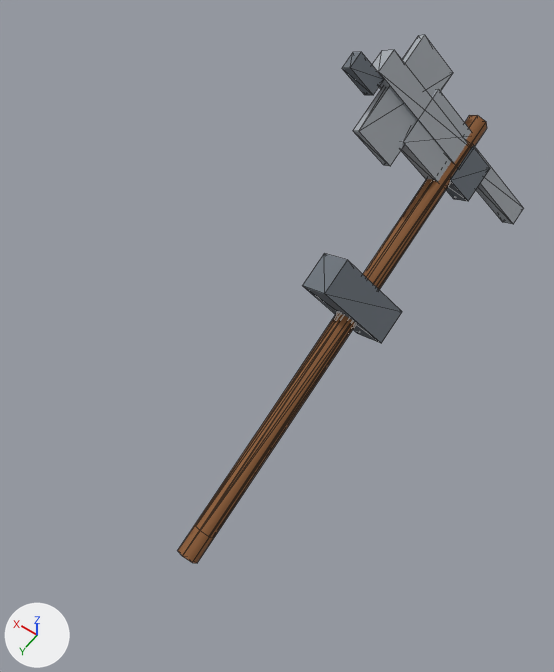
Two versions of the glTF model public/models/characters/Serf.lod1.glb, one commit apart.
Rendered twice from a 50 mm camera at (-12.73, -6.72, -14.3) aimed at (-12.32, -7.3, -15.2). Every picture has the same lights, and +X, +Y and +Z are marked at lower left. The first picture is the older version. Mesh edges are drawn as thin lines. Where no turn or scale is listed for an object, it has been applied to the vertices. Vertices at exactly the same position are counted once.

Names of what the first picture shows: 'Axe', 'Hammer', 'Pickaxe'.
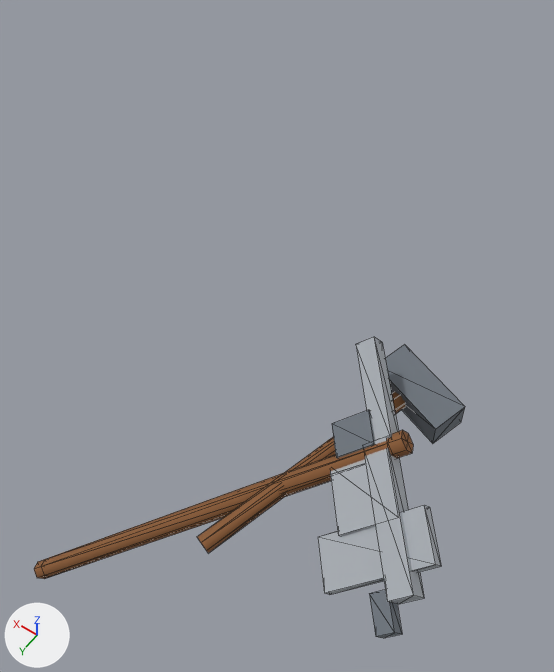
Where the change shows, as pixel boxes [x1, y1, x2, y2] in the pictures (554 x 672 px; the box of a moved part takes in the faces that stretch with it):
'Pickaxe_netz', added: after [41, 337, 424, 638]
'Pickaxe', no longer drawn: before [178, 50, 523, 563]
'Axe', no longer drawn: before [183, 35, 490, 563]
'Axe_netz', added: after [34, 410, 441, 595]
'Hammer_netz', added: after [197, 345, 465, 553]
'Hammer', no longer drawn: before [302, 253, 402, 343]
part 1 of me_axe, moved or reshaped: before [183, 35, 490, 563]; after [34, 410, 441, 595]
part 2 of me_hammer, moved or reshaped: before [302, 253, 402, 343]; after [197, 345, 465, 553]
part 3 of me_pickaxe, moved or reshaped: before [178, 50, 523, 563]; after [41, 337, 424, 638]

Edits to the bpy script that builds the scene:
```text
Change me_axe:
    used by ob_axe; location = (-12.378, -7.304, -15.102); rotation_euler = (0.516, -2.627, -0.318), in degrees (30, -151, -18); scale = (0.375, 0.375, 0.375)
    remove me_axe.from_pydata(...)  # 38 vertices, 60 faces; spans x -0.04..0.04, y -1.0..1.0, z -0.29..0.29
    add me_axe.from_pydata(...)  # 38 vertices, 60 faces; spans x -0.31..0.29, y -0.24..0.14, z -0.24..0.24
    me_axe part 1: the whole mesh is multiplied about its middle by the matrix ((-0.153, 0.242, 0.242), (-0.179, 0.169, -0.282), (-0.292, -0.231, 0.047))
Change me_hammer:
    used by ob_hammer; location = (-12.396, -7.2, -15.191); rotation_euler = (0.516, -2.627, -0.318), in degrees (30, -151, -18); scale = (0.204, 0.204, 0.204)
    remove me_hammer.from_pydata(...)  # 22 vertices, 36 faces; spans x -0.14..0.14, y -1.0..1.0, z -0.32..0.32
    add me_hammer.from_pydata(...)  # 22 vertices, 36 faces; spans x -0.13..0.09, y -0.22..0.19, z -0.05..0.06
    me_hammer part 2: the whole mesh is multiplied about its middle by the matrix ((0.0, 0.066, 0.193), (-0.036, 0.19, -0.065), (-0.201, -0.034, 0.012))
Change me_pickaxe:
    used by ob_pickaxe; location = (-12.388, -7.291, -15.127); rotation_euler = (0.516, -2.627, -0.318), in degrees (30, -151, -18); scale = (0.352, 0.352, 0.352)
    remove me_pickaxe.from_pydata(...)  # 38 vertices, 60 faces; spans x -0.05..0.05, y -1.0..1.0, z -0.55..0.55
    add me_pickaxe.from_pydata(...)  # 38 vertices, 60 faces; spans x -0.33..0.26, y -0.31..0.15, z -0.23..0.25
    me_pickaxe part 3: the whole mesh is multiplied about its middle by the matrix ((-0.143, 0.227, 0.227), (-0.168, 0.159, -0.265), (-0.274, -0.217, 0.044))
Change ob_axe:
    ob_axe.scale: (0.375, 0.375, 0.375) -> (1.0, 1.0, 1.0)
    ob_axe: bpy.data.objects.new('Axe', me_axe) -> bpy.data.objects.new('Axe', None)
    ob_axe.location: (-12.378, -7.304, -15.102) -> (-12.17, -6.951, -15.545)
    ob_axe.rotation_euler: (0.516, -2.627, -0.318) -> (-1.371, 0.891, -2.276)  # degrees (30, -151, -18) -> degrees (-79, 51, -130)
Change ob_hammer:
    ob_hammer.scale: (0.204, 0.204, 0.204) -> (1.0, 1.0, 1.0)
    ob_hammer: bpy.data.objects.new('Hammer', me_hammer) -> bpy.data.objects.new('Hammer', None)
    ob_hammer.location: (-12.396, -7.2, -15.191) -> (-12.422, -7.085, -15.296)
    ob_hammer.rotation_euler: (0.516, -2.627, -0.318) -> (-1.24, 1.394, -1.569)  # degrees (30, -151, -18) -> degrees (-71, 80, -90)
Change ob_pickaxe:
    ob_pickaxe.scale: (0.352, 0.352, 0.352) -> (1.0, 1.0, 1.0)
    ob_pickaxe: bpy.data.objects.new('Pickaxe', me_pickaxe) -> bpy.data.objects.new('Pickaxe', None)
    ob_pickaxe.location: (-12.388, -7.291, -15.127) -> (-12.183, -6.96, -15.533)
    ob_pickaxe.rotation_euler: (0.516, -2.627, -0.318) -> (-1.371, 0.891, -2.276)  # degrees (30, -151, -18) -> degrees (-79, 51, -130)
Add ob_pickaxe_netz:
    ob_pickaxe_netz = bpy.data.objects.new('Pickaxe_netz', me_pickaxe)
    ob_pickaxe_netz.location = (-12.354, -7.041, -15.394)
Add ob_hammer_netz:
    ob_hammer_netz = bpy.data.objects.new('Hammer_netz', me_hammer)
    ob_hammer_netz.location = (-12.471, -7.197, -15.276)
Add ob_axe_netz:
    ob_axe_netz = bpy.data.objects.new('Axe_netz', me_axe)
    ob_axe_netz.location = (-12.369, -7.027, -15.395)
```
